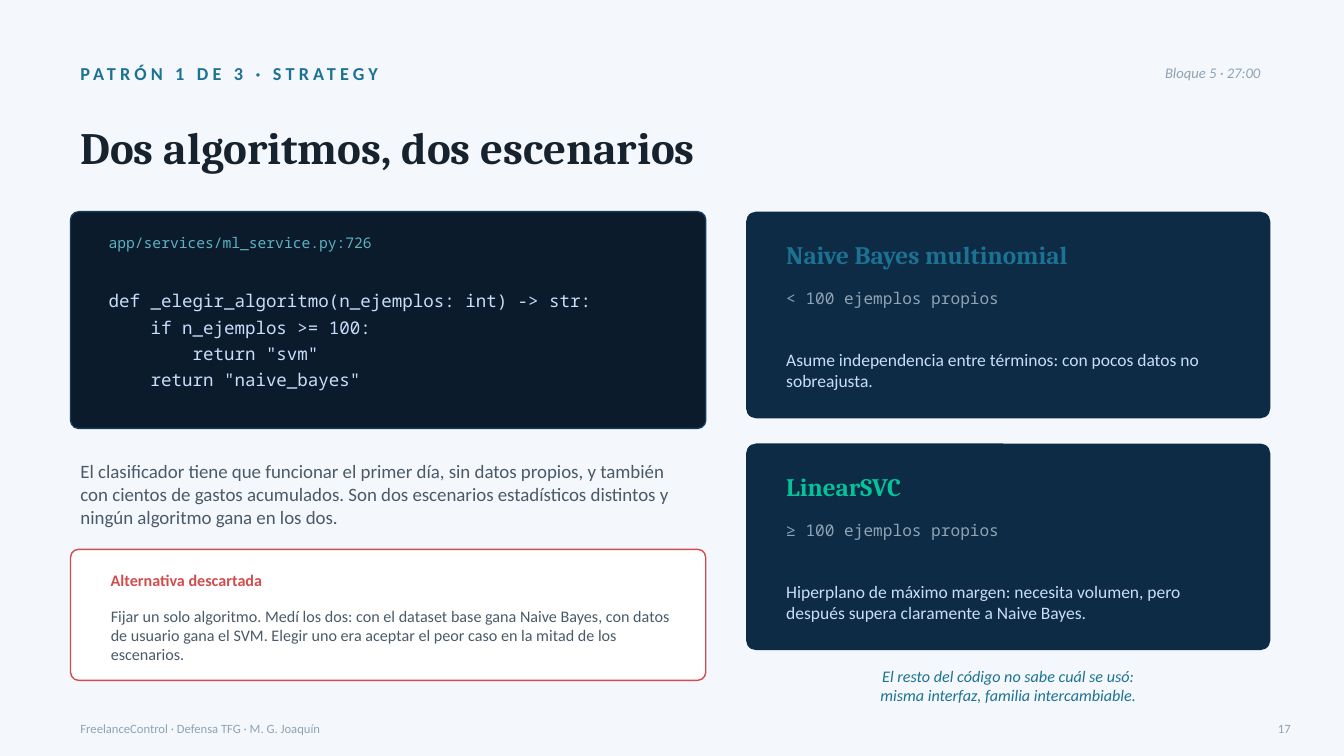
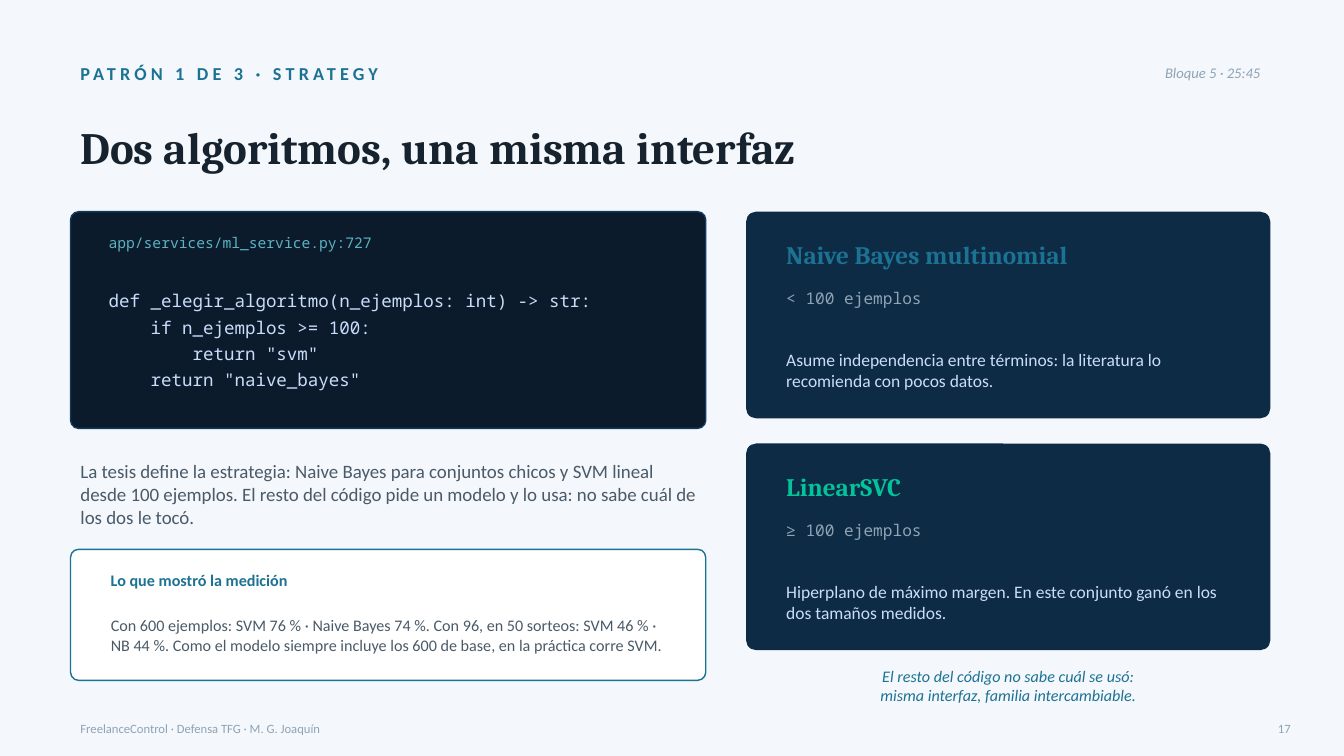
Before and after one commit to marcosjoaquin19/tfg-gestion-financiera-freelancers, a slide deck: slide 17 of defensa_final/slides/FreelanceControl_Defensa_Final.pptx. Drawn at 1344x756 pixels with LibreOffice and Linux fonts; fonts in the diff are those of the drawing. Boxes give left, top, right and bottom in pixels: in the first picture for what was removed or moved away, otherwise in the second. Text is boxed around its words. In the diff, an @@ line names an element or a change of style, - is before the commit and + after.

Commit message:
docs(defensa): ensayo general — video institucional solo, recargar pestañas y diapositivas al día
- Bloque 3: se pasa solo el video institucional; los dos minutos que libera
  van al clasificador (4.2, con "servicio" 0,28 → 0,50 en vivo).
- Antes de entrar: abrir Docker Desktop y recargar cada pestaña después de
  importar el extracto (cada pantalla carga sus datos al abrirse).
- Diapositivas: Strategy con lo medido (SVM 76 % / NB 74 %), seguridad con
  "firmado no es cifrado" y sus límites, el recorrido de 8 pasos, el aviso
  en seis pantallas, el reloj del bloque 5 y los números de hoy.
- Arquitectura: referencias archivo:línea al día y la sección Strategy
  corregida.

```diff
--- a/defensa_final/slides/FreelanceControl_Defensa_Final.pptx
+++ b/defensa_final/slides/FreelanceControl_Defensa_Final.pptx
@@ text at <box>1165,68,1261,80</box>: text changed @@
-Bloque 5 · 27:00
+Bloque 5 · 25:45
@@ text at <box>80,132,795,174</box>: text changed @@
-Dos algoritmos, dos escenarios
+Dos algoritmos, una misma interfaz
@@ text at <box>109,237,372,252</box>: text changed @@
-app/services/ml_service.py:726
+app/services/ml_service.py:727
@@ text at <box>806,292,921,308</box>: text changed @@
-< 100 ejemplos propios
+< 100 ejemplos
@@ text at <box>786,354,1161,390</box>: text changed @@
-Asume independencia entre términos: con pocos datos no sobreajusta.
+Asume independencia entre términos: la literatura lo recomienda con pocos datos.
@@ text at <box>80,465,695,524</box>: text changed @@
-El clasificador tiene que funcionar el primer día, sin datos propios, y también con cientos de gastos acumulados. Son dos escenarios estadísticos distintos y ningún algoritmo gana en los dos.
+La tesis define la estrategia: Naive Bayes para conjuntos chicos y SVM lineal desde 100 ejemplos. El resto del código pide un modelo y lo usa: no sabe cuál de los dos le tocó.
@@ text at <box>806,524,921,540</box>: text changed @@
-≥ 100 ejemplos propios
+≥ 100 ejemplos
@@ rounded rectangle at <box>71,549,706,681</box>: outline #D14D4D 1 pt to #1C7293 1 pt @@
@@ text at <box>111,574,288,589</box>: text changed; text colour #D14D4D to #1C7293 @@
-Alternativa descartada
+Lo que mostró la medición
@@ text at <box>786,586,1217,619</box>: text changed @@
-Hiperplano de máximo margen: necesita volumen, pero después supera claramente a Naive Bayes.
+Hiperplano de máximo margen. En este conjunto ganó en los dos tamaños medidos.
@@ text at <box>111,620,661,654</box>: text changed @@
-Fijar un solo algoritmo. Medí los dos: con el dataset base gana Naive Bayes, con datos de usuario gana el SVM. Elegir uno era aceptar el peor caso en la mitad de los escenarios.
+Con 600 ejemplos: SVM 76 % · Naive Bayes 74 %. Con 96, en 50 sorteos: SVM 46 % · NB 44 %. Como el modelo siempre incluye los 600 de base, en la práctica corre SVM.
```
Also in this commit, not shown: 15 other slides changed, 1 slide added, 1 slide removed, 4 other files.
